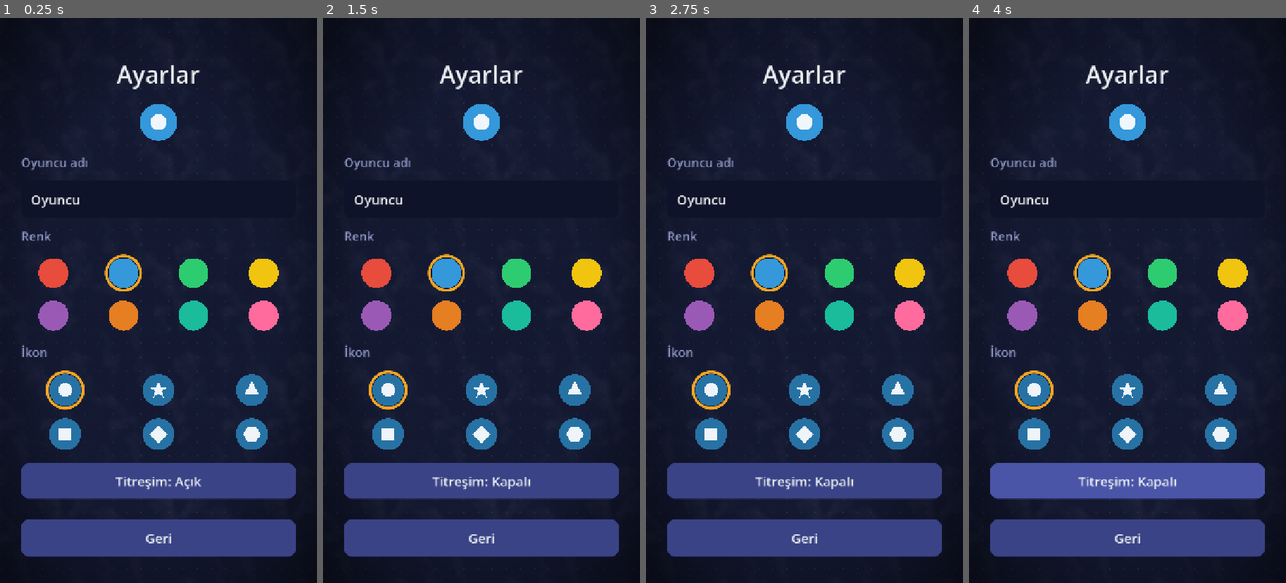
Above: before the commit, frames 1-4 (left to right).
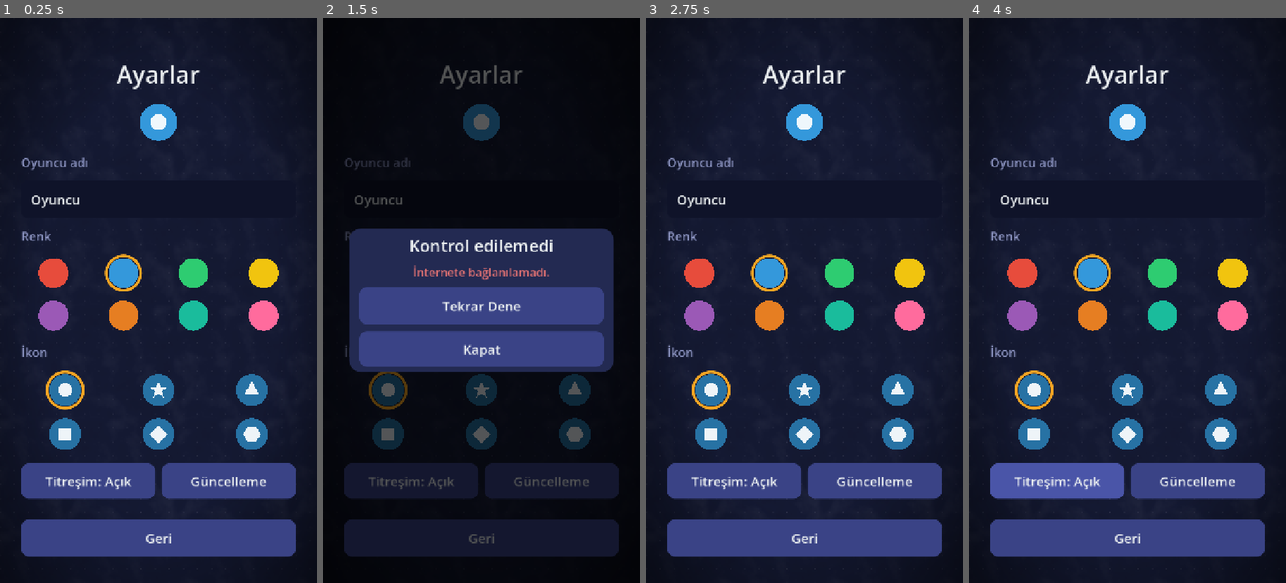
Above: after the commit, the same moments.

Repository: ozguryilmazz/fetih
Game: Godot game, scene res://scenes/settings.tscn
Same seed, same stepped clock (60 frames per second), same inputs: the game is played once before the commit and once after it. This scene is started directly instead of the project's main scene.
Inputs (mouse positions are in pixels of both pictures, inside the frame that each line leads up to):
- Up to frame 1 (0.25 s): no input
- Up to frame 2 (1.5 s): click (551, 481) at 0.5 s, where only the run after the commit has a clickable "Güncelleme"; click (481, 306) at 1.25 s, where only the run after the commit has a clickable "Tekrar Dene"
- Up to frame 3 (2.75 s): click (804, 351) at 2 s, where only the run after the commit has a clickable "Kapat"
- Up to frame 4 (4 s): click "Titreşim: Kapalı" (after the commit: "Titreşim: Açık") at 2.75 s; click "Titreşim: Açık" (after the commit: "Titreşim: Kapalı") at 3.5 s

The runs differ from the first frame. In frame 1, 0.8% of the frame differs, in the area x 14-84%, y 78-86%; in frame 2, 87%, in the area x 0-100%, y 0-100%; in frame 3, 0.8%; in frame 4, 3.1%.

Commit message:
Ayarlar'a güncelleme kontrolü: version.json + İndir ve Kur
- CI her derlemede version.json üretir (sürüm, APK linki, son değişiklikler) ve yayına ekler
- Ayarlar -> Güncelleme: karşılaştırır, notları gösterir, APK'yı tarayıcıda açar
- Otomatik kontrol yok; testler eklendi

Co-Authored-By: Claude Opus 5.5 <noreply@anthropic.com>
Claude-Session: https://claude.ai/code/session_01PDFkMRF2cSLwc3rh22PH9W

Diff:
--- /dev/null
+++ b/scripts/net/update_checker.gd
@@ -0,0 +1,74 @@
+class_name UpdateChecker
+extends Node
+## GitHub'daki "son-surum" yayınından version.json okuyarak yeni sürüm var mı bakar.
+## version.json'u GitHub Actions her derlemede üretir:
+##   {"code": 19, "name": "0.1.19", "apk": "<indirme linki>", "notes": ["...", "..."]}
+## Kullanım: var u := UpdateChecker.new(); add_child(u); u.finished.connect(...); u.check()
+
+signal finished(result: Dictionary)  # {ok, newer, current, latest, apk, notes, error}
+
+const VERSION_URL := "https://github.com/ozguryilmazz/fetih/releases/download/son-surum/version.json"
+
+var _http: HTTPRequest
+
+
+static func version_url() -> String:
+	for a in OS.get_cmdline_user_args():
+		if a.begins_with("--update-url="):
+			return a.substr(13)
+	return VERSION_URL
+
+
+static func current_name() -> String:
+	return str(ProjectSettings.get_setting("application/config/version", "0.1.0"))
+
+
+## "0.1.18" -> 18 (derleme numarası). Bilinmiyorsa 0.
+static func code_of(version_name: String) -> int:
+	var parts := version_name.split(".")
+	return int(parts[-1]) if parts.size() > 0 and parts[-1].is_valid_int() else 0
+
+
+static func evaluate(data: Variant, current: String) -> Dictionary:
+	var r := {"ok": false, "newer": false, "current": current, "latest": "", "apk": "", "notes": [], "error": ""}
+	if not (data is Dictionary) or not data.has("code") or not data.has("apk"):
+		r["error"] = "Sürüm bilgisi okunamadı."
+		return r
+	r["ok"] = true
+	r["latest"] = String(data.get("name", "0.1.%d" % int(data["code"])))
+	r["apk"] = String(data["apk"])
+	r["notes"] = data.get("notes", []) if data.get("notes") is Array else []
+	r["newer"] = int(data["code"]) > code_of(current)
+	return r
+
+
+func check() -> void:
+	if _http:
+		return
+	_http = HTTPRequest.new()
+	_http.timeout = 15.0
+	_http.max_redirects = 8  # GitHub indirme linki başka sunucuya yönlendirir
+	add_child(_http)
+	_http.request_completed.connect(_on_done)
+	var url := version_url() + "?t=%d" % Time.get_unix_time_from_system()  # önbelleği atla
+	if _http.request(url) != OK:
+		_finish({"ok": false, "error": "İstek gönderilemedi."})
+
+
+func _on_done(result: int, code: int, _headers: PackedStringArray, body: PackedByteArray) -> void:
+	if result != HTTPRequest.RESULT_SUCCESS:
+		_finish({"ok": false, "error": "İnternete bağlanılamadı."})
+		return
+	if code != 200:
+		_finish({"ok": false, "error": "Sunucu yanıtı: %d" % code})
+		return
+	_finish(evaluate(JSON.parse_string(body.get_string_from_utf8()), current_name()))
+
+
+func _finish(r: Dictionary) -> void:
+	if _http:
+		_http.queue_free()
+		_http = null
+	if not r.has("current"):
+		r["current"] = current_name()
+	finished.emit(r)
--- a/scripts/ui/settings.gd
+++ b/scripts/ui/settings.gd
@@ -72,7 +72,14 @@
 		vib.text = _vib_text()
 		if SaveData.vibration and OS.has_feature("mobile"):
 			Input.vibrate_handheld(40, 0.6))
-	box.add_child(vib)
+	vib.size_flags_horizontal = Control.SIZE_EXPAND_FILL
+	var row := HBoxContainer.new()
+	row.add_theme_constant_override("separation", 14)
+	box.add_child(row)
+	row.add_child(vib)
+	var upd := UIKit.button("Güncelleme", _check_update, 80)
+	upd.size_flags_horizontal = Control.SIZE_EXPAND_FILL
+	row.add_child(upd)
 
 	box.add_child(UIKit.spacer())
 	box.add_child(UIKit.button("Geri", func(): Session.go("main_menu"), 84))
@@ -96,4 +103,83 @@
 
 func _notification(what: int) -> void:
 	if what == NOTIFICATION_WM_GO_BACK_REQUEST:
-		Session.go("main_menu")
+		if _popup:
+			_close_popup()
+		else:
+			Session.go("main_menu")
+
+
+# ---------------------------------------------------------------- güncelleme
+
+var _popup: Control
+var _popup_box: VBoxContainer
+
+
+func _check_update() -> void:
+	_open_popup()
+	_popup_box.add_child(_center_label("Güncellemeler kontrol ediliyor...", 30, UIKit.TEXT))
+	_popup_box.add_child(_center_label("Bu sürüm: %s" % UpdateChecker.current_name(), 24, UIKit.MUTED))
+	var u := UpdateChecker.new()
+	add_child(u)
+	u.finished.connect(func(r: Dictionary):
+		u.queue_free()
+		_show_update_result(r))
+	u.check()
+
+
+func _show_update_result(r: Dictionary) -> void:
+	if not _popup:
+		return
+	for c in _popup_box.get_children():
+		c.queue_free()
+	if not r.get("ok", false):
+		_popup_box.add_child(_center_label("Kontrol edilemedi", 38, UIKit.TEXT))
+		_popup_box.add_child(_center_label(String(r.get("error", "")), 26, Color("#e57373")))
+		_popup_box.add_child(UIKit.button("Tekrar Dene", _check_update, 84))
+	elif r["newer"]:
+		_popup_box.add_child(_center_label("Yeni sürüm var!", 40, UIKit.ACCENT))
+		_popup_box.add_child(_center_label("%s  →  %s" % [r["current"], r["latest"]], 30, UIKit.TEXT))
+		var notes: Array = r.get("notes", [])
+		if not notes.is_empty():
+			_popup_box.add_child(UIKit.label("Bu sürümde:", 24, UIKit.MUTED))
+			for n in notes.slice(0, 6):
+				_popup_box.add_child(UIKit.label("• " + String(n), 22, UIKit.TEXT))
+		_popup_box.add_child(UIKit.label("İndirme bitince bildirime dokun ve \"Güncelle\"yi seç. İlerlemen silinmez.", 22, UIKit.MUTED))
+		var apk: String = r["apk"]
+		_popup_box.add_child(UIKit.button("İndir ve Kur", func(): OS.shell_open(apk), 96))
+	else:
+		_popup_box.add_child(_center_label("Oyun güncel", 40, Color("#8be28b")))
+		_popup_box.add_child(_center_label("Sürüm %s" % r["current"], 28, UIKit.TEXT))
+	_popup_box.add_child(UIKit.button("Kapat", _close_popup, 80))
+
+
+func _center_label(t: String, size: int, col: Color) -> Label:
+	var l := UIKit.label(t, size, col)
+	l.horizontal_alignment = HORIZONTAL_ALIGNMENT_CENTER
+	return l
+
+
+func _open_popup() -> void:
+	_close_popup()
+	_popup = Control.new()
+	_popup.set_anchors_preset(Control.PRESET_FULL_RECT)
+	add_child(_popup)
+	var dim := ColorRect.new()
+	dim.color = Color(0, 0, 0, 0.65)
+	dim.set_anchors_preset(Control.PRESET_FULL_RECT)
+	_popup.add_child(dim)
+	var center := CenterContainer.new()
+	center.set_anchors_preset(Control.PRESET_FULL_RECT)
+	_popup.add_child(center)
+	var panel := PanelContainer.new()
+	panel.custom_minimum_size = Vector2(600, 0)
+	center.add_child(panel)
+	_popup_box = VBoxContainer.new()
+	_popup_box.add_theme_constant_override("separation", 16)
+	panel.add_child(_popup_box)
+
+
+func _close_popup() -> void:
+	if _popup:
+		_popup.queue_free()
+		_popup = null
--- a/tests/sim_test.gd
+++ b/tests/sim_test.gd
@@ -14,6 +14,7 @@
 	_test_levels_and_rewards()
 	_test_survival_rules()
 	_test_quest_counting()
+	_test_update_compare()
 	_test_bot_matches()
 	print("SONUC: ", "HATA" if _failed else "TAMAM")
 	quit(1 if _failed else 0)
@@ -343,6 +344,16 @@
 	sd.unlocked_level = backup["level"]
 	sd.quest_day = ""
 	sd.save()
+
+
+func _test_update_compare() -> void:
+	print("Güncelleme karşılaştırma")
+	_check(UpdateChecker.code_of("0.1.18") == 18 and UpdateChecker.code_of("x") == 0, "sürüm adından derleme numarası")
+	var r := UpdateChecker.evaluate({"code": 19, "name": "0.1.19", "apk": "u", "notes": ["a"]}, "0.1.18")
+	_check(r["ok"] and r["newer"] and r["latest"] == "0.1.19", "19 > 18: yeni sürüm var")
+	r = UpdateChecker.evaluate({"code": 18, "name": "0.1.18", "apk": "u"}, "0.1.18")
+	_check(r["ok"] and not r["newer"], "aynı sürüm: güncel")
+	_check(not UpdateChecker.evaluate(null, "0.1.18")["ok"], "bozuk dosya reddedildi")
 
 
 func _test_bot_matches() -> void:
Not shown, added: scripts/net/update_checker.gd.uid
Not shown, changed: .github/workflows/android.yml
Not shown, changed: README.md
